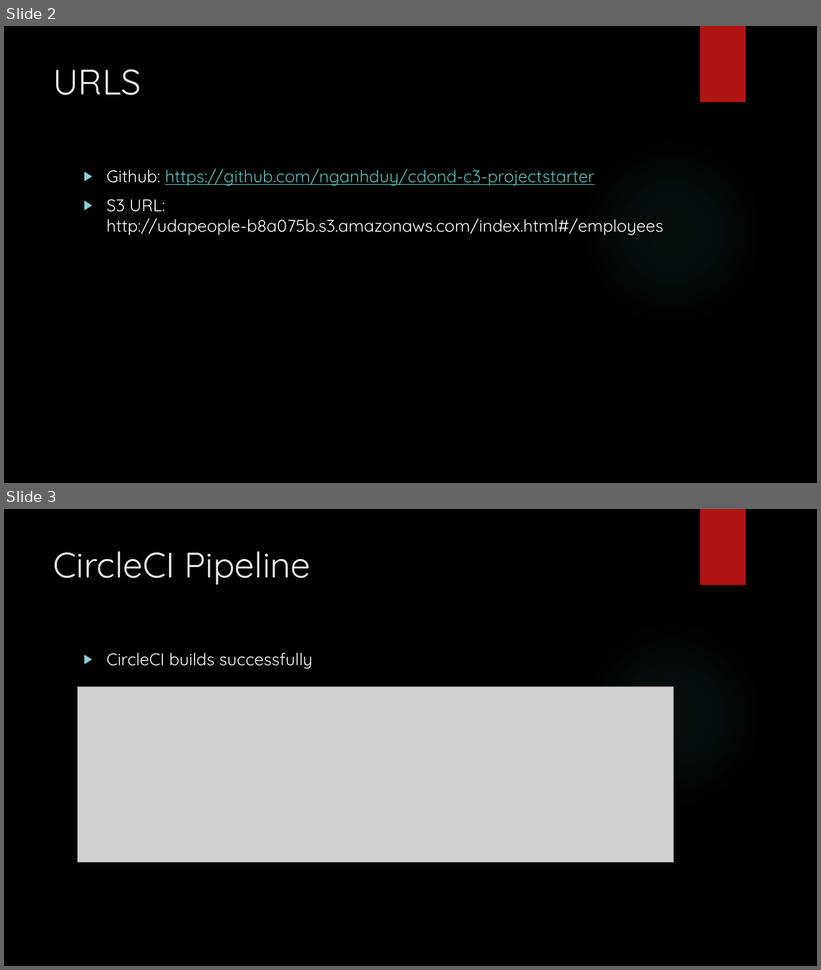
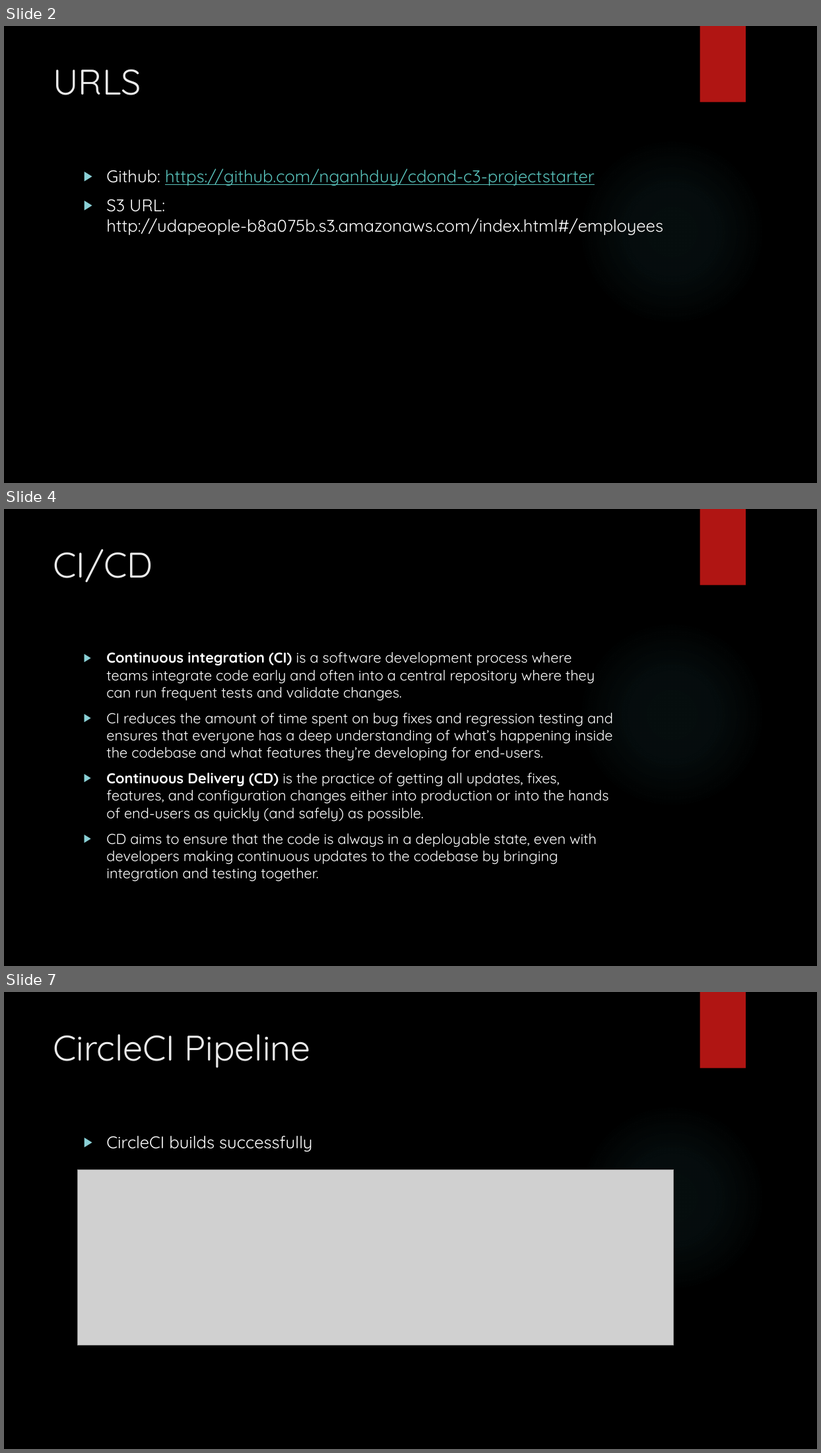
Before and after one commit to nganhduy/cdond-c3-projectstarter, a slide deck: presentation.pptx. Shown one above the other, each under a label of ours: slides 2 and 3 before the commit, slides 2, 4 and 7 after it; the slides between them are not shown. The pictures are 821x970 and 821x1453 pixels, drawn with LibreOffice and Linux fonts; fonts in the diff are those of the drawing; grey boxes stand for pictures; background and template pictures are left out. Boxes give left, top, right and bottom in pixels: in the first picture for what was removed or moved away, otherwise in the second. Text is boxed around its words. In the diff, an @@ line names an element or a change of style, - is before the commit and + after.

```diff
--- a/presentation.pptx
+++ b/presentation.pptx
@@ slide 4 added at (x1=4, y1=509, x2=817, y2=966), background picture (left out); not listed: 2 template elements that a slide beside it also shows @@
@@ title added at (x1=54, y1=549, x2=153, y2=582), 42 pt, text #EBEBEB @@
+CI/CD
@@ text added at (x1=106, y1=652, x2=613, y2=882), 17 pt, text #FFFFFF @@
+▶ Continuous integration (CI) is a software development process where teams integrate code early and often into a central repository where they can run frequent tests and validate changes.
+▶ CI reduces the amount of time spent on bug fixes and regression testing and ensures that everyone has a deep understanding of what’s happening inside the codebase and what features they’re developing for end-users.
+▶ Continuous Delivery (CD) is the practice of getting all updates, fixes, features, and configuration changes either into production or into the hands of end-users as quickly (and safely) as possible.
+▶ CD aims to ensure that the code is always in a deployable state, even with developers making continuous updates to the codebase by bringing integration and testing together.
@@ what was slide 3 is now slide 7 @@
```
Also in this commit, not shown: 3 other slides added, 1 other file.
